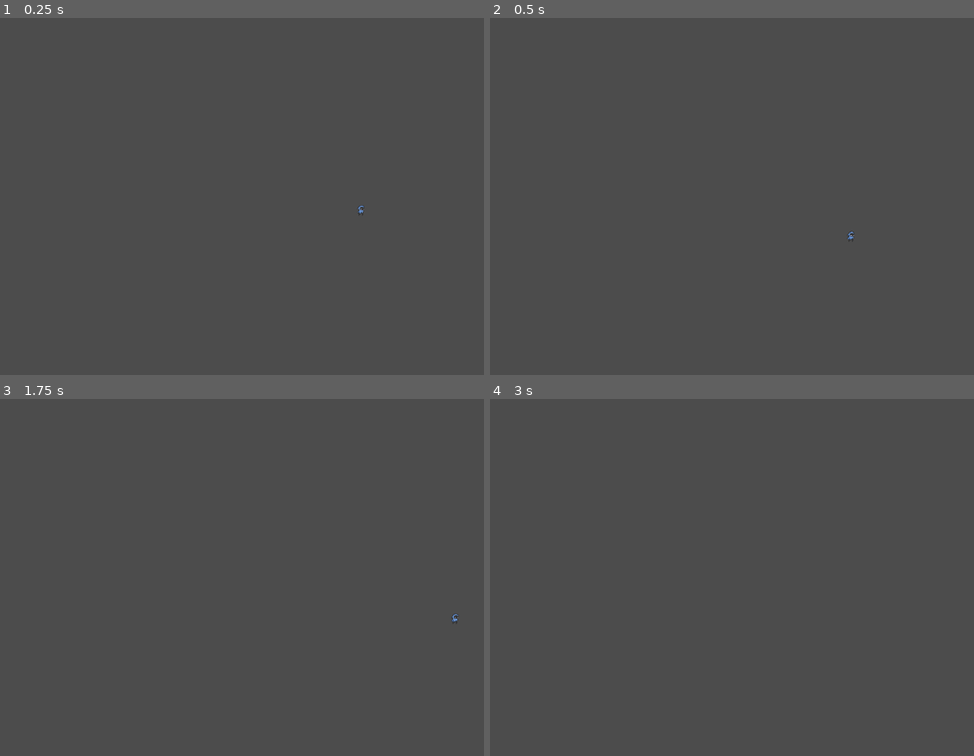
Above: before the commit, frames 1-4 (two rows, left to right).
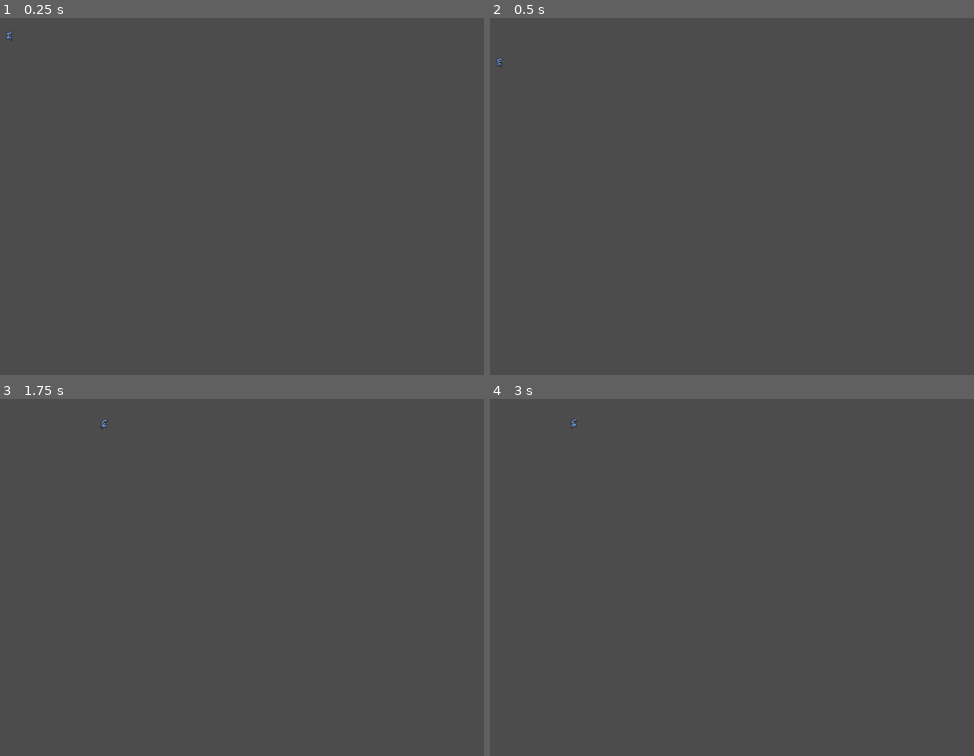
Above: after the commit, the same moments.

Repository: Mike149x/2DGameDraft
Game: Godot game, scene res://Scenes/MainScene.tscn
The game is run twice, just before and just after one commit, with the same random seed, the same clock (stepped at 60 frames per second) and the same inputs.
Inputs:
- Up to frame 1 (0.25 s): no input
- Up to frame 2 (0.5 s): no input
- Up to frame 3 (1.75 s): tap Enter at 0.5 s; hold D (right) from 0.53 s (still down); tap Space (jump) at 0.6, 0.77, 1.07, 1.25, 1.35, 1.52 s
- Up to frame 4 (3 s): tap Space (jump) at 1.82, 2.1, 2.75, 2.85 s; tap Enter at 2 s; release D (right) at 2.03 s; hold A (left) 2.03-2.78 s; hold D (right) from 2.78 s (still down)

The runs differ from the first frame. In frame 1, less than 0.1% of the frame differs, in the area x 1-76%, y 4-56%; in frame 2, less than 0.1%, in the area x 1-76%, y 11-63%; in frame 3, less than 0.1%; in frame 4, less than 0.1%.

Commit message:
Adding Animations to actions

Diff:
--- a/2DGameDraft/Scenes/MainScene.tscn
+++ b/2DGameDraft/Scenes/MainScene.tscn
@@ -3,15 +3,15 @@
 [ext_resource path="res://Scenes/PlayerCharacter.tscn" type="PackedScene" id=1]
 
 [sub_resource type="RectangleShape2D" id=1]
-extents = Vector2( 109.5, 10 )
+extents = Vector2( 450.25, 10 )
 
 [node name="MainScene" type="Node2D"]
 
 [node name="PlayerCharacter" parent="." instance=ExtResource( 1 )]
-position = Vector2( 630, 341 )
+position = Vector2( 107, 81 )
 
 [node name="StaticBody2D" type="StaticBody2D" parent="."]
 
 [node name="CollisionShape2D" type="CollisionShape2D" parent="StaticBody2D"]
-position = Vector2( 656, 413 )
+position = Vector2( 502.75, 152 )
 shape = SubResource( 1 )
--- a/2DGameDraft/Scenes/PlayerCharacter.gd
+++ b/2DGameDraft/Scenes/PlayerCharacter.gd
@@ -22,11 +22,25 @@
 	pass
 
 func update_animation(anim):
+	match(anim):
+		state.FALL:
+			$AnimationPlayer.play("fall")
+		state.ATTACK:
+			$AnimationPlayer.play("attack")
+		state.IDLE:
+			$AnimationPlayer.play("idle")
+		state.JUMP:
+			$AnimationPlayer.play("jump")
+		state.PUSHING:
+			$AnimationPlayer.play("pushing")
+		state.RUNNING:
+			$AnimationPlayer.play("running")
 	pass
 
-func handle_state(state):
-	print(state)
-	pass
+func handle_state(player_state):
+	match(player_state):
+		state.STARTJUMP:
+			velocity.y = jump_speed
 
 func get_input():
 	var dir = Input.get_action_strength("right") - Input.get_action_strength("left")
@@ -40,14 +54,14 @@
 func _physics_process(delta):
 	get_input()
 	print(is_on_floor())
-	if velocity == Vector2.ZERO:
+	if velocity == Vector2.ZERO:                                      #if not moving, IDLE STATE
 		player_state = state.IDLE
-	if Input.is_action_just_pressed("jump") and is_on_floor():
+	if Input.is_action_just_pressed("jump") and is_on_floor():      #if space pressed, and is on floor, STARTJUMP STATE
 		player_state = state.STARTJUMP
-	if velocity.x != 0:
+	elif velocity.x != 0:
 		player_state = state.RUNNING
 
-	if not is_on_floor():
+	if not is_on_floor():                #If in the air, -v = fall, +v = jump (y axis is reversed in GODOT)
 		if velocity.y < 0:
 			player_state = state.JUMP
 		if velocity.y > 0:
